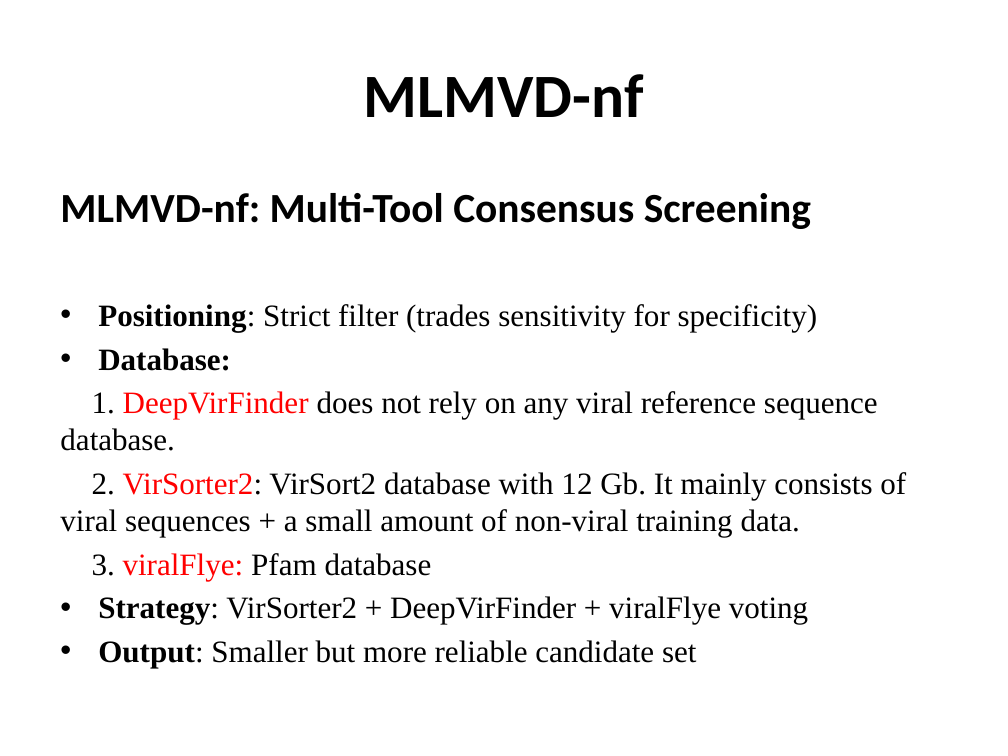
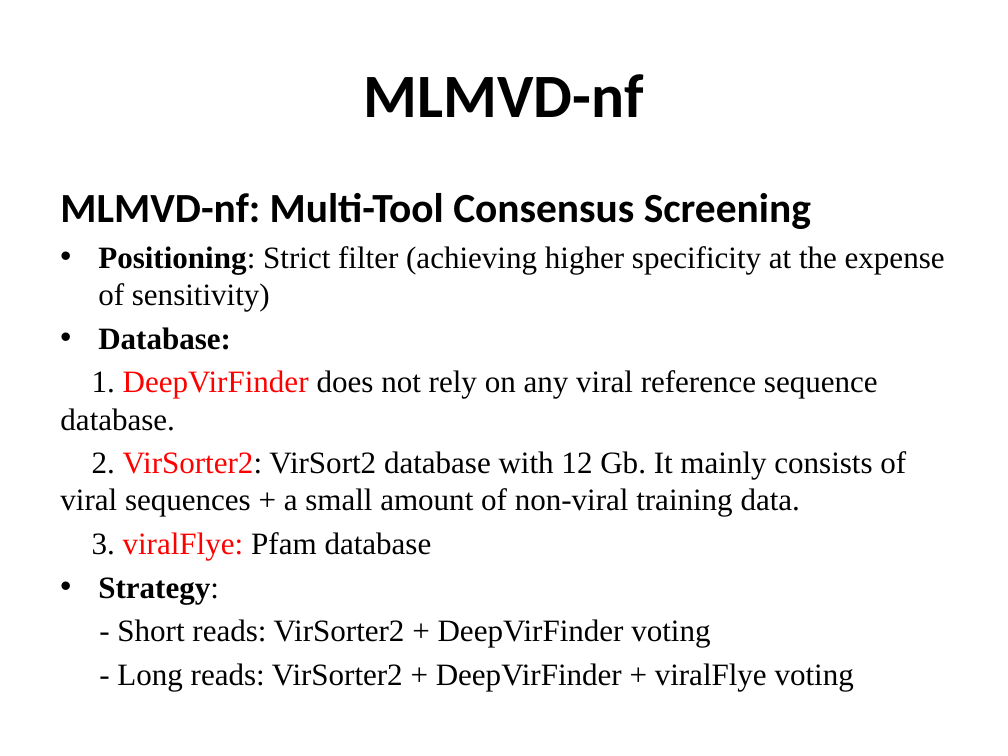
Before and after one commit to pengsihua2023/Metagenomic-Viral-Detection-Tool-Assessment, a slide deck: slide 14 of Wastewater Metagenomic Viral Detection Tool Assessment-1218.pptx. Drawn at 1008x756 pixels with LibreOffice and Linux fonts; fonts in the diff are those of the drawing. Boxes give left, top, right and bottom in pixels: in the first picture for what was removed or moved away, otherwise in the second. Text is boxed around its words. In the diff, an @@ line names an element or a change of style, - is before the commit and + after.

```diff
--- a/Wastewater Metagenomic Viral Detection Tool Assessment-1218.pptx
+++ b/Wastewater Metagenomic Viral Detection Tool Assessment-1218.pptx
@@ text at [98, 246, 945, 311]: text changed @@
-• Positioning: Strict filter (trades sensitivity for specificity)
+• Positioning: Strict filter (achieving higher specificity at the expense of sensitivity)
@@ text at [98, 577, 854, 690]: text changed @@
-• Strategy: VirSorter2 + DeepVirFinder + viralFlye voting
-• Output: Smaller but more reliable candidate set
+• Strategy:
+- Short reads: VirSorter2 + DeepVirFinder voting
+- Long reads: VirSorter2 + DeepVirFinder + viralFlye voting
```
Also in this commit, not shown: 15 other slides changed.
